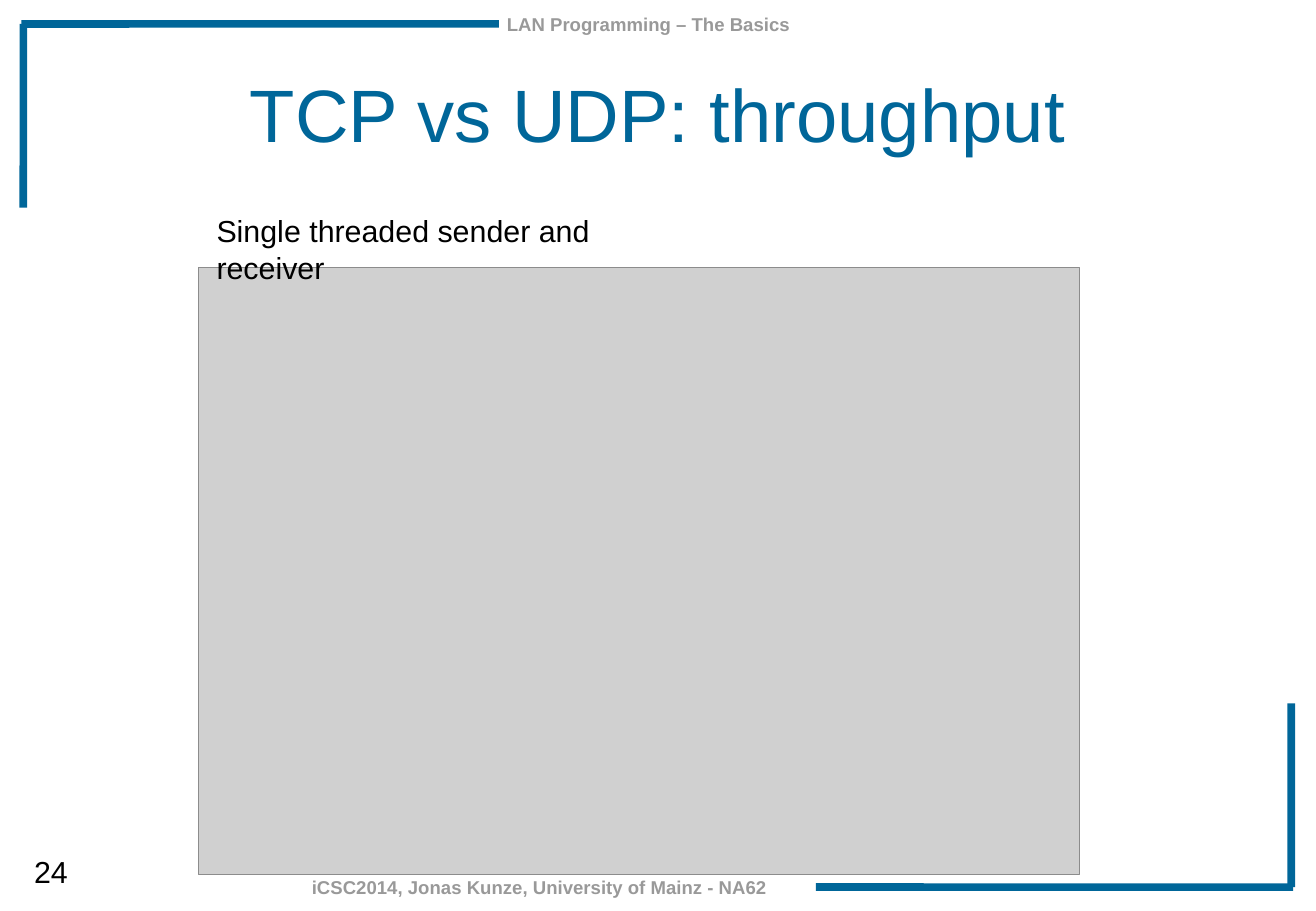
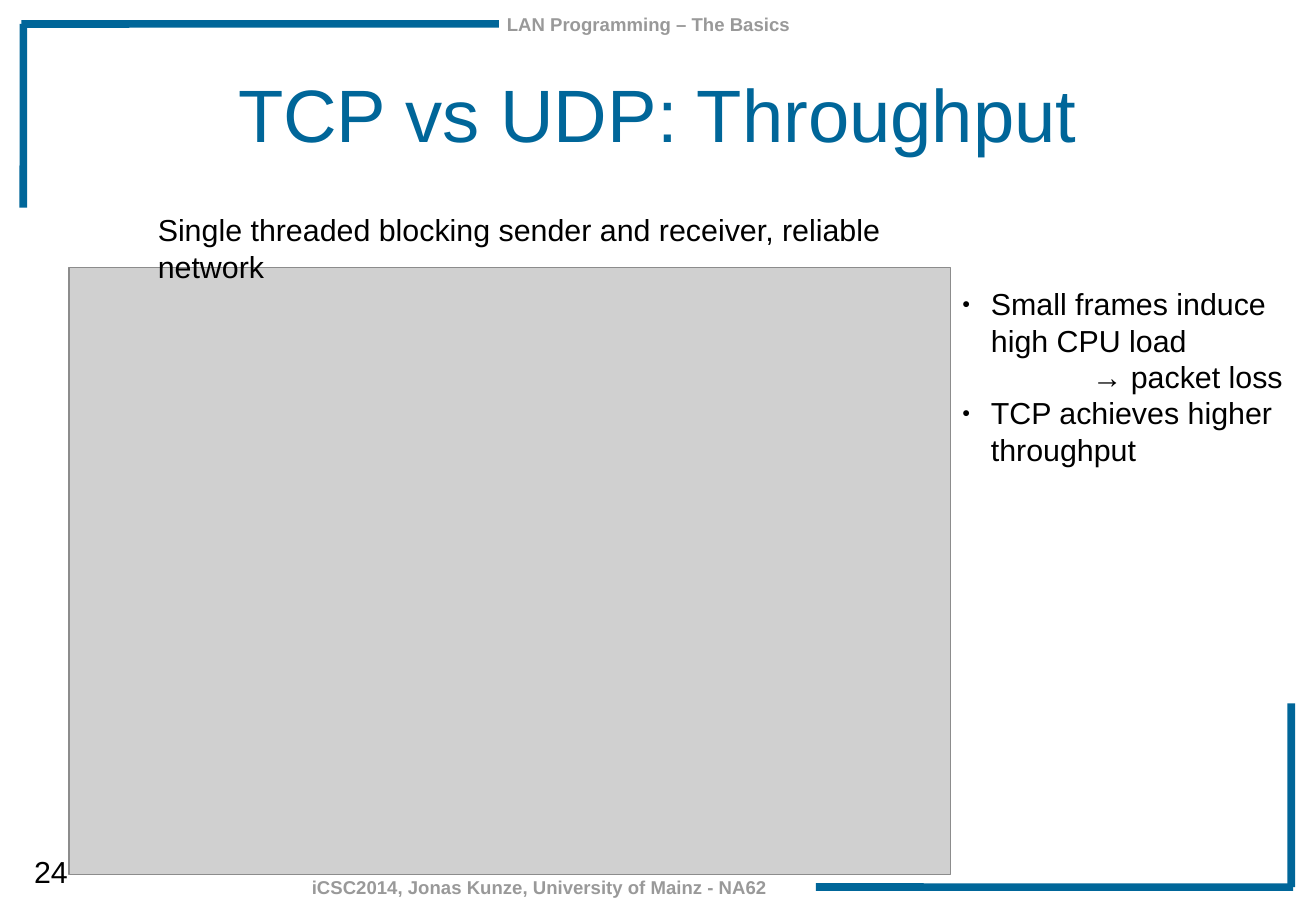
Before and after one commit to JonasKunze/icsc2014, a slide deck: slide 24 of iCSC-2014-LAN_Programming_Basics.odp. Drawn at 1316x911 pixels with LibreOffice and Linux fonts; fonts in the diff are those of the drawing; grey boxes stand for pictures; background and template pictures are left out. Boxes give left, top, right and bottom in pixels: in the first picture for what was removed or moved away, otherwise in the second. Text is boxed around its words. In the diff, an @@ line names an element or a change of style, - is before the commit and + after.

```diff
--- a/iCSC-2014-LAN_Programming_Basics.odp
+++ b/iCSC-2014-LAN_Programming_Basics.odp
@@ title at (238, 88, 1076, 156): text changed @@
-TCP vs UDP: throughput
+TCP vs UDP: Throughput
@@ text at (158, 219, 880, 279): text changed @@
-Single threaded sender and receiver
+Single threaded blocking sender and receiver, reliable network
@@ picture: place and size @@
-picture at (198, 267, 1079, 875)
+picture at (69, 267, 950, 875)
@@ text added at (991, 293, 1283, 467), 18 pt, text #000000 @@
+● Small frames induce high CPU load
+→ packet loss
+● TCP achieves higher throughput
```
Also in this commit, not shown: 6 other slides changed, 4 slides added, 1 slide removed.
